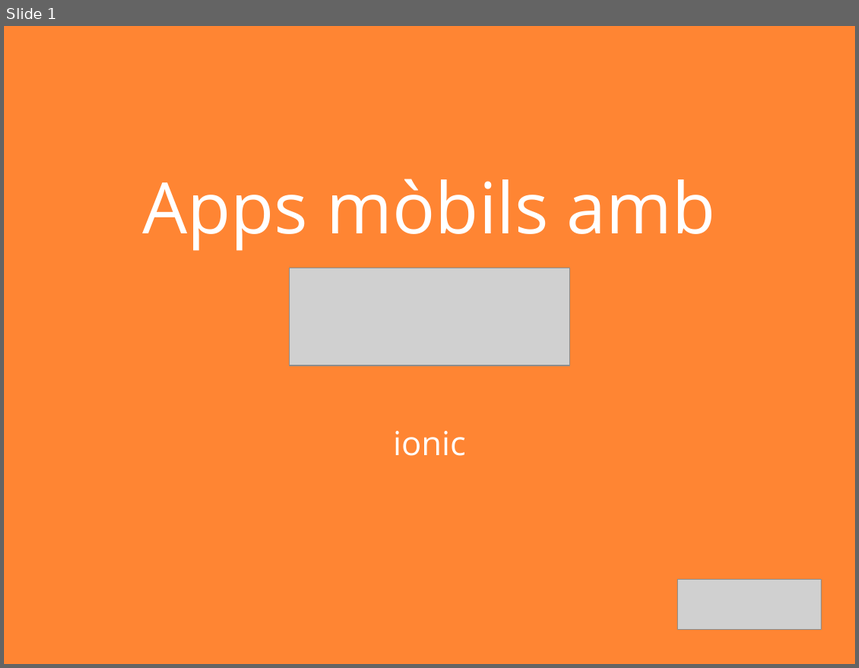
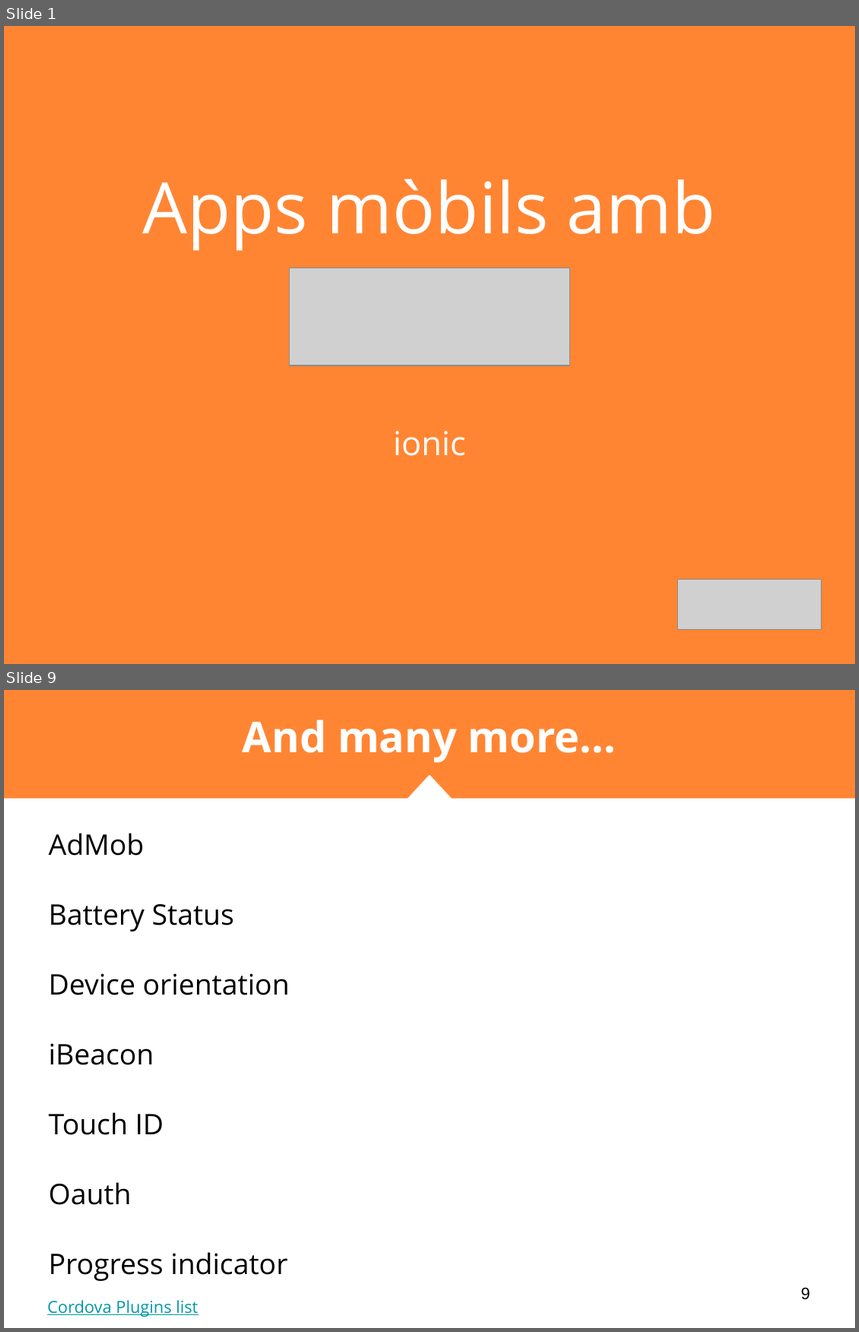
Before and after one commit to nmaletm/git-presentation, a slide deck: Presentations/P3.1 - Ionic.pptx. Shown one above the other, each under a label of ours: slide 1 before the commit, slides 1 and 9 after it; the slides between them are not shown. The pictures are 859x668 and 859x1332 pixels, drawn with LibreOffice and Linux fonts; fonts in the diff are those of the drawing; grey boxes stand for pictures. Boxes give left, top, right and bottom in pixels: in the first picture for what was removed or moved away, otherwise in the second. Text is boxed around its words. In the diff, an @@ line names an element or a change of style, - is before the commit and + after.

```diff
--- a/Presentations/P3.1 - Ionic.pptx
+++ b/Presentations/P3.1 - Ionic.pptx
@@ slide 9 added at (4,690,855,1328), background #FFFFFF @@
@@ rectangle added at (4,690,855,798), fill #FF8533 @@
@@ title added at (243,720,617,763), 36 pt, text #FFFFFF, bold @@
+And many more...
@@ triangle added at (408,774,452,797), fill #FF8533 @@
@@ triangle added at (408,776,451,799), fill #FFFFFF, outline #FFFFFF 1.5 pt @@
@@ rectangle added at (4,796,855,798), fill #FF8533 @@
@@ text added at (49,833,290,1281), 24 pt, text #000000 @@
+AdMob
+Battery Status
+Device orientation
+iBeacon
+Touch ID
+Oauth
+Progress indicator
@@ text added at (47,1300,198,1318), 14 pt, text #0097A7, underline @@
+Cordova Plugins list
@@ page number added at (801,1287,810,1300), 14 pt, text #000000 @@
+9
```
Also in this commit, not shown: 30 other slides added, 1 slide removed, 6 other files.
